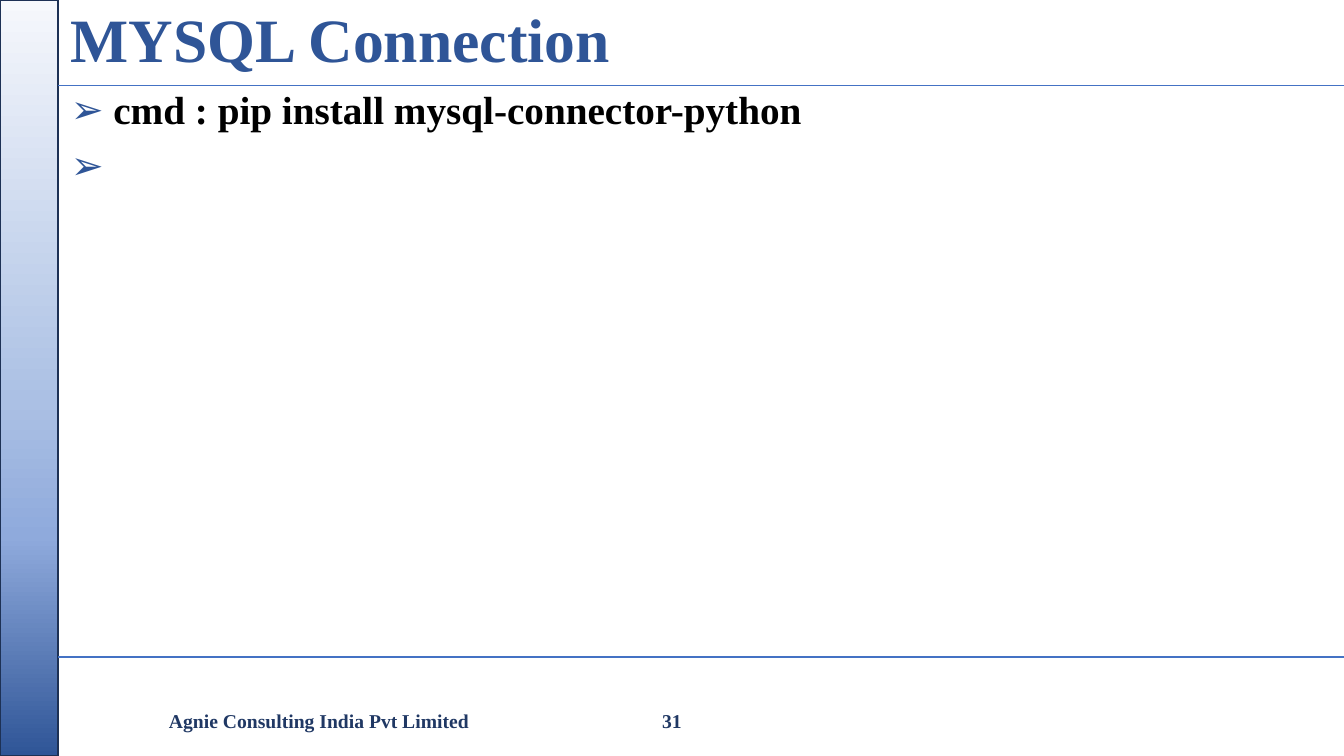
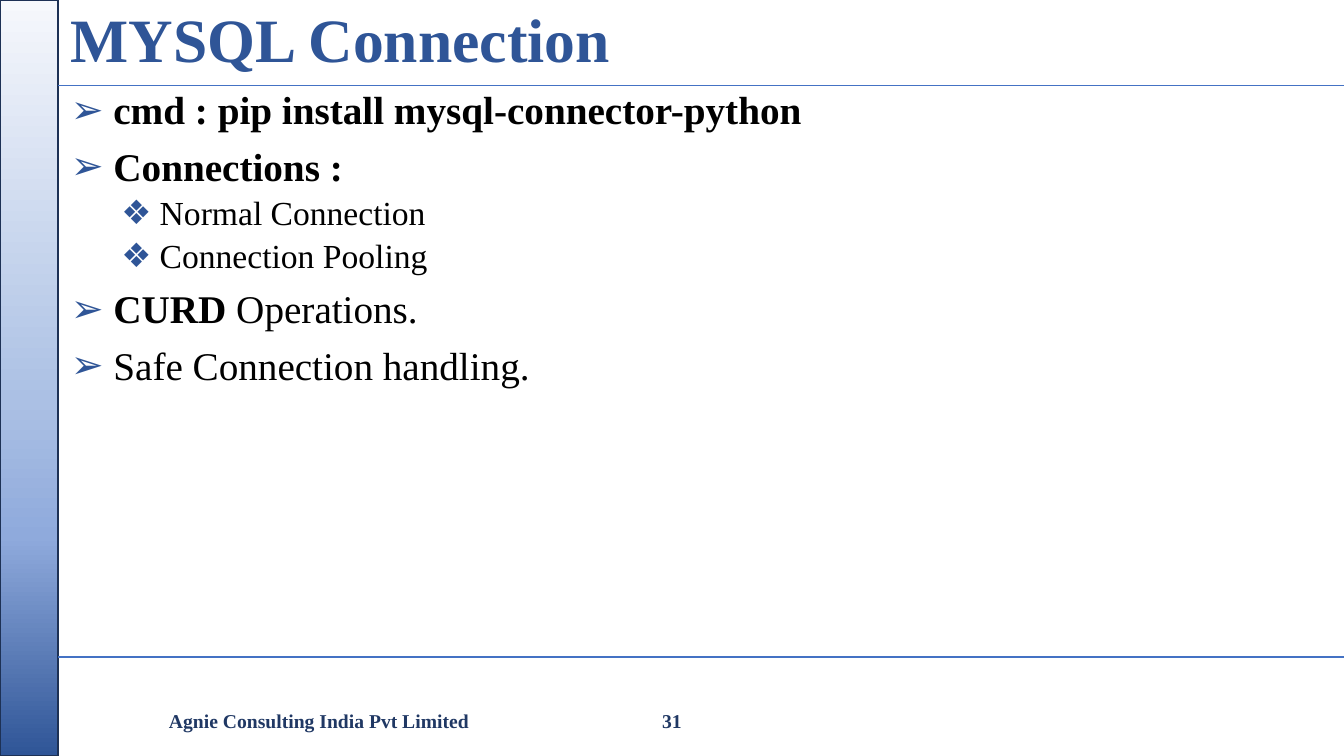
Before and after one commit to nikishdaniel1-del/Python-Cls, a slide deck: slide 31 of python class/Python Class.pptx. Drawn at 1344x756 pixels with LibreOffice and Linux fonts; fonts in the diff are those of the drawing; background and template pictures are left out. Boxes give left, top, right and bottom in pixels: in the first picture for what was removed or moved away, otherwise in the second. Text is boxed around its words. In the diff, an @@ line names an element or a change of style, - is before the commit and + after.

```diff
--- a/python class/Python Class.pptx
+++ b/python class/Python Class.pptx
@@ text at [113,154,530,387]: paragraphs added @@
+➢ Connections :
+  ❖ Normal Connection
+  ❖ Connection Pooling
+➢ CURD Operations.
+➢ Safe Connection handling.
```
Also in this commit, not shown: 3 other slides changed, 7 other files.
